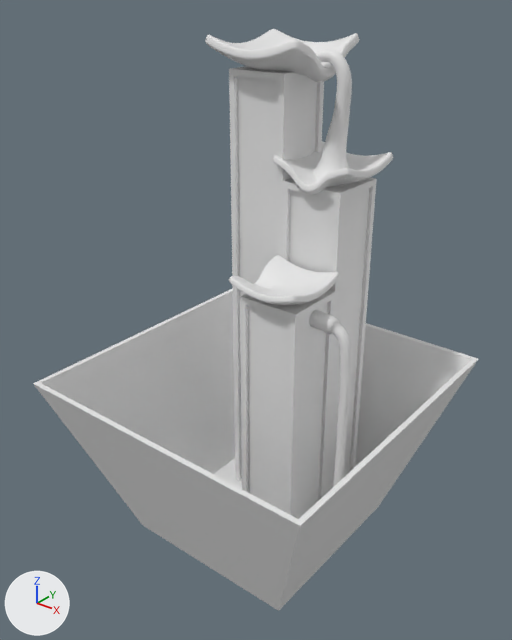
Before and after pictures for a commit that changed the FBX model Assets/Model/Test/Scene.fbx.
Both versions are drawn from a 50 mm camera at (12.24, -15.65, 17.43) aimed at (-0.14, -0.19, 7.84). The axes (+X, +Y, +Z) are drawn at lower left. The lights are the same throughout. Where no turn or scale is listed for an object, it has been applied to the vertices.

In view in the first picture: 'Bowl0', 'Bowl1', 'Bowl2', 'Kase.002', 'Pipeline', 'WaterEffect'.
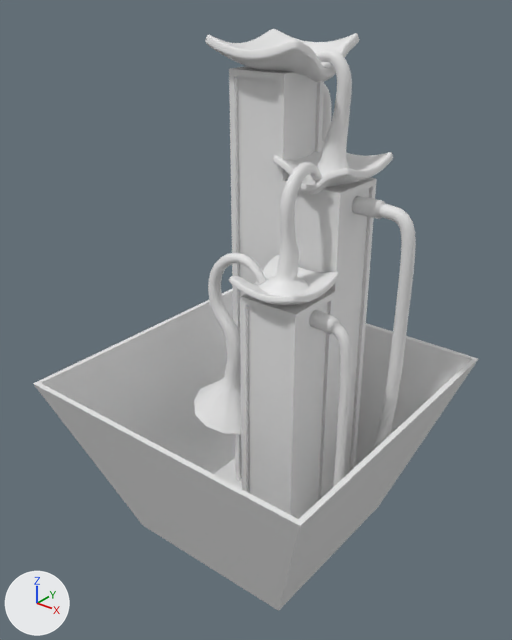
Where the newer file only moved an object's origin or applied its transform, the numbers keep the older frame.

What differs and where, as boxes (x1, y1, x2, y2) in the pictures (512 x 640 px):
'WaterEffect0', added
    after: (194, 253, 266, 434)
'Pipeline1', added
    after: (352, 196, 416, 449)
    faces in mat_glass (white #e7e7e7): (374, 203, 416, 449)
    faces in mat_box (white #e7e7e7): (352, 196, 385, 219)
'WaterEffect1', added
    after: (259, 162, 322, 296)
'Pipeline2', added
    after: (322, 84, 332, 142)

The change in detail:
Mesh me_beziercurve_061 is new.
It has 300 vertices, 288 faces and spans x -1.39..1.46, y -1.26..1.26, z -0.2..5.7.
Mesh me_beziercurve_057 is new.
It has 420 vertices, 408 faces and spans x -1.28..-0.77, y 2.37..4.8, z 0.78..14.55.
Faces by material slot: [72, 336].
It uses material mat_box (white #e7e7e7).
It uses material mat_glass (white #e7e7e7).
Mesh me_beziercurve_062 is new.
It has 300 vertices, 288 faces and spans x -0.83..0.83, y -0.83..1.58, z -0.02..3.57.
Mesh me_beziercurve_056 is new.
It has 492 vertices, 480 faces and spans x 1.8..3.89, y 1.73..2.27, z 0.78..11.66.
Faces by material slot: [84, 396].
It uses material mat_box (white #e7e7e7).
It uses material mat_glass (white #e7e7e7).
Object 'WaterEffect0' (ob_watereffect0) is new; it shows me_beziercurve_061.
Its location is (-1.13, -0.32, 4.26).
Object 'Pipeline2' (ob_pipeline2) is new; it shows me_beziercurve_057.
Its location is (0.0, 0.0, 0.0).
Object 'WaterEffect1' (ob_watereffect1) is new; it shows me_beziercurve_062.
Its location is (1.0, -0.26, 9.2).
Object 'Pipeline1' (ob_pipeline1) is new; it shows me_beziercurve_056.
Its location is (0.0, 0.0, 0.0).
